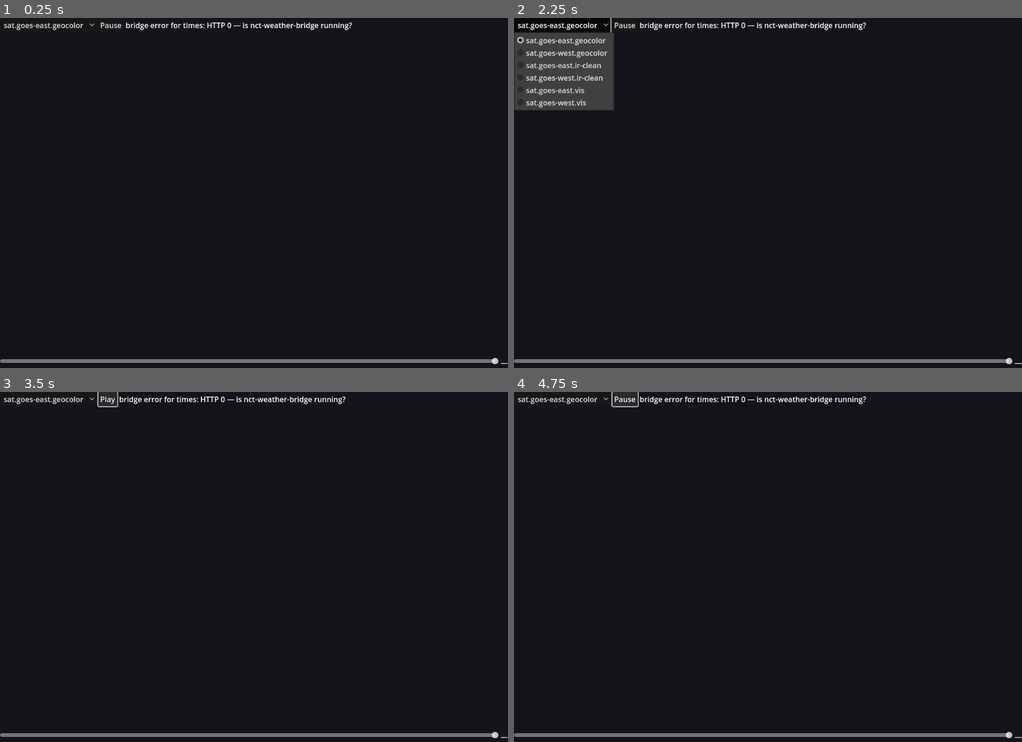
Above: before the commit, frames 1-4 (two rows, left to right).
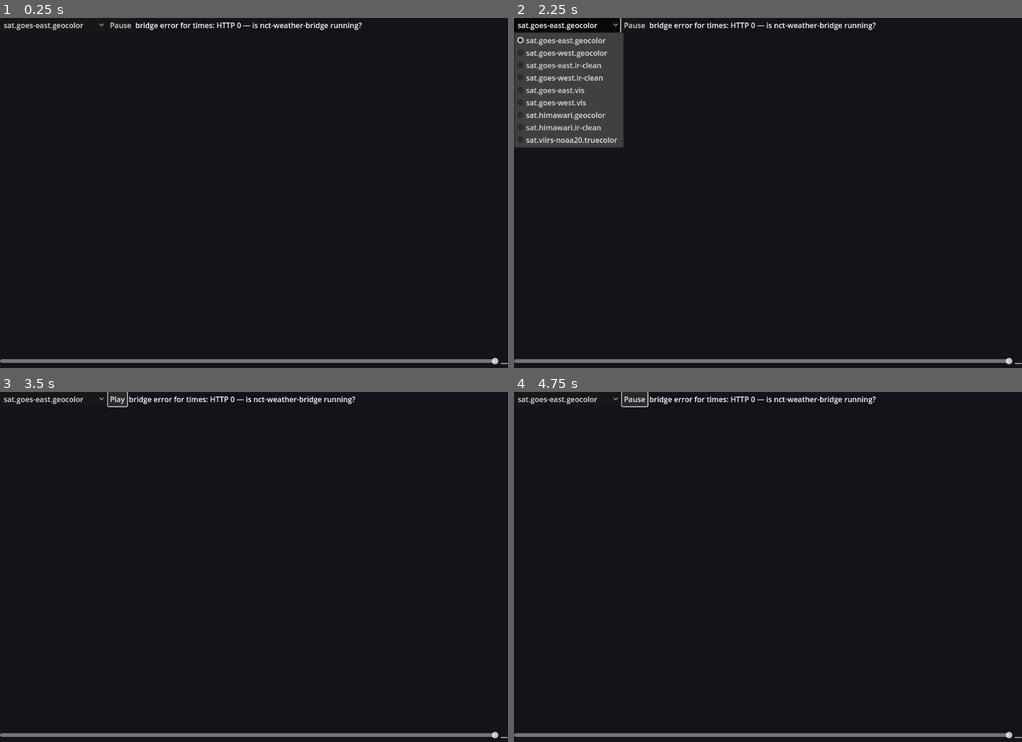
Above: after the commit, the same moments.

Repository: noctivagous/noctivagous-linux
Game: Godot game, scene res://main.tscn
Two runs of this game, one before a commit and one after it. Both use one fixed random seed, a clock stepped at 60 frames per second and the inputs below.
Inputs:
- Up to frame 1 (0.25 s): no input
- Up to frame 2 (2.25 s): click "sat.goes-east.geocolor" at 0.5 s; click "sat.goes-east.geocolor" at 1.25 s; click "sat.goes-east.geocolor" at 2 s
- Up to frame 3 (3.5 s): click "Pause" at 2.75 s
- Up to frame 4 (4.75 s): click "Play" at 3.5 s

The runs differ from the first frame. In frame 1, 0.6% of the frame differs, in the area x 17-72%, y 1-4%; in frame 2, 3.3%, in the area x 0-72%, y 0-38%; in frame 3, 0.6%; in frame 4, 0.6%.

Commit message:
nct-weather: picker gains Himawari and VIIRS datasets (9 total)

Diff:
--- a/src/godot/apps/nct-weather/main.gd
+++ b/src/godot/apps/nct-weather/main.gd
@@ -16,6 +16,9 @@
 	"sat.goes-west.ir-clean",
 	"sat.goes-east.vis",
 	"sat.goes-west.vis",
+	"sat.himawari.geocolor",
+	"sat.himawari.ir-clean",
+	"sat.viirs-noaa20.truecolor",
 ]
 const FRAME_COUNT := 8
 
